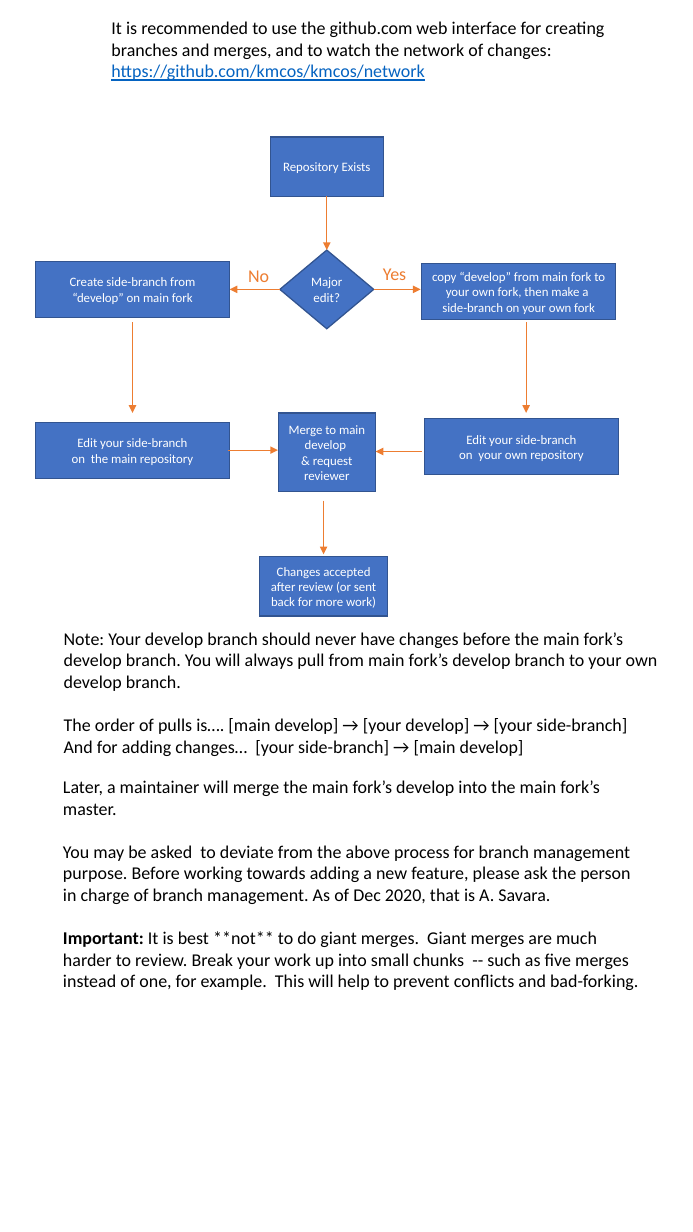
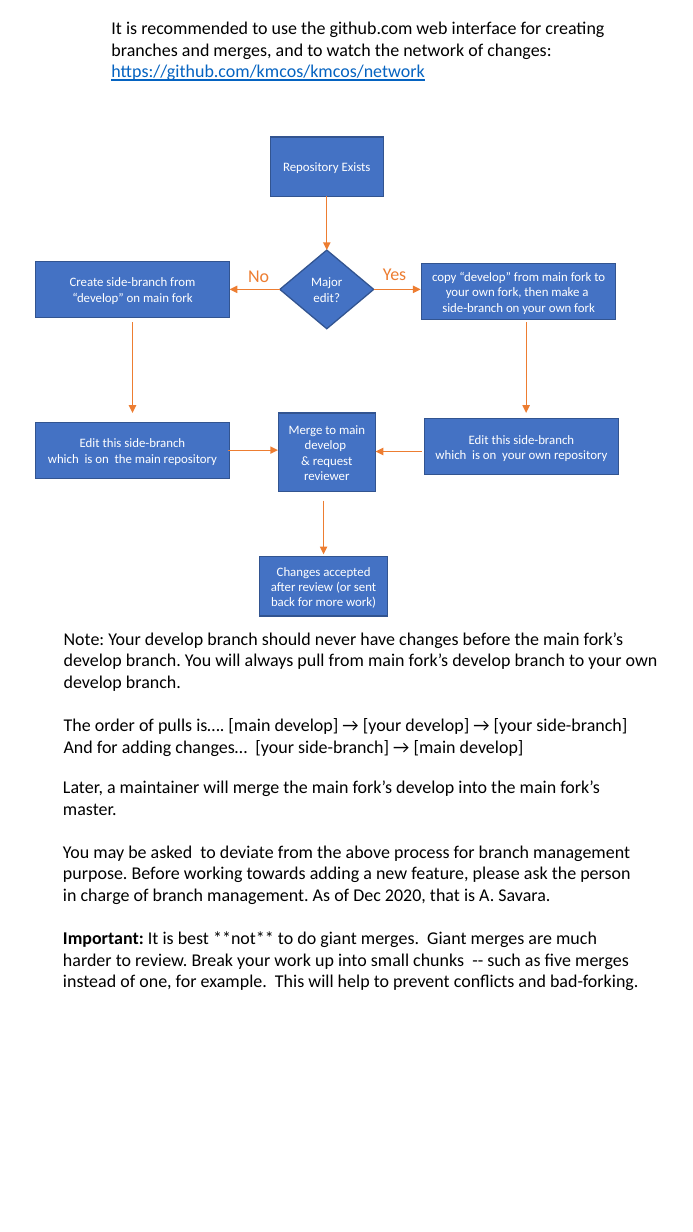
Before and after one commit to kmcos/kmcos, a slide deck: slide 1 of doc/source/topic_guides/GithubGuideKmcos.pptx. Drawn at 693x1232 pixels with LibreOffice and Linux fonts; fonts in the diff are those of the drawing. Boxes give left, top, right and bottom in pixels: in the first picture for what was removed or moved away, otherwise in the second. Text is boxed around its words. In the diff, an @@ line names an element or a change of style, - is before the commit and + after.

```diff
--- a/doc/source/topic_guides/GithubGuideKmcos.pptx
+++ b/doc/source/topic_guides/GithubGuideKmcos.pptx
@@ text in rectangle at bbox=[48, 438, 217, 465]: text changed @@
-Edit your side-branch
-on the main repository
+Edit this side-branch
+which is on the main repository
@@ text in rectangle at bbox=[435, 435, 607, 461]: text changed @@
-Edit your side-branch
-on your own repository
+Edit this side-branch
+which is on your own repository
```
